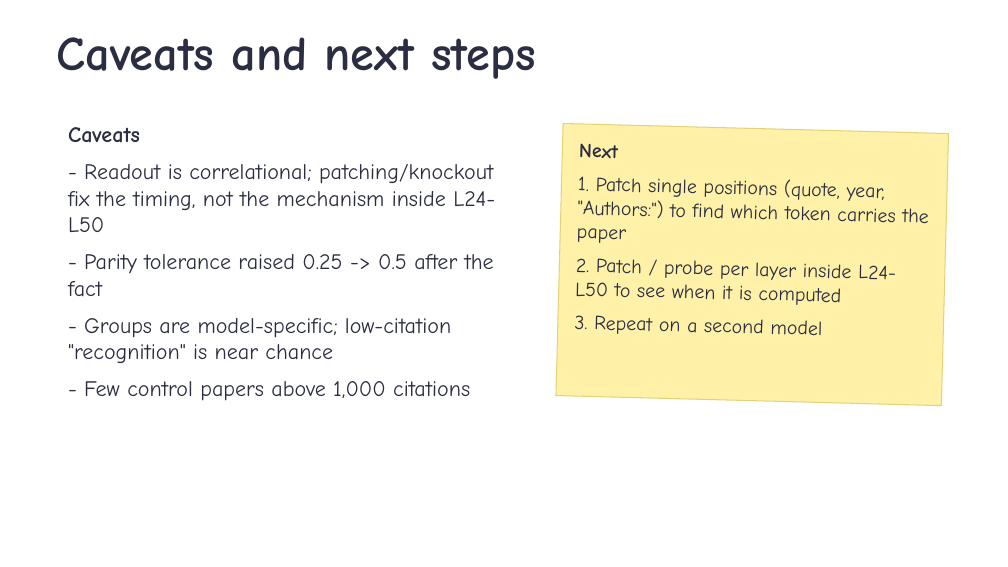
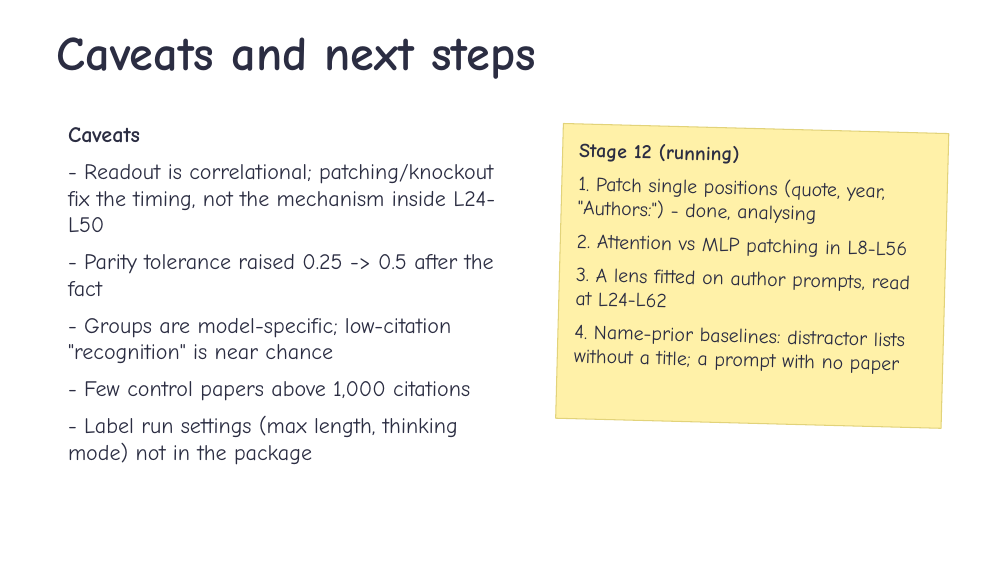
Before and after one commit to ZhiQ1/jlens-authorship-recall, a slide deck: slide 14 of experiment_files/351_stage10/reports/talk/Stage10_author_readout_talk.pptx (slide 23 before the commit). Drawn at 1008x567 pixels with LibreOffice and Linux fonts; fonts in the diff are those of the drawing; background and template pictures are left out. Boxes give left, top, right and bottom in pixels: in the first picture for what was removed or moved away, otherwise in the second. Text is boxed around its words. In the diff, an @@ line names an element or a change of style, - is before the commit and + after.

Commit message:
Report and talk: data provenance, label and lens-fitting details, Stage 11 design details, read-early/spoken-late wording; Stage 12 fit takeover

```diff
--- a/experiment_files/351_stage10/reports/talk/Stage10_author_readout_talk.pptx
+++ b/experiment_files/351_stage10/reports/talk/Stage10_author_readout_talk.pptx
@@ rectangle "Stage 12 (running)": place and size @@
-rectangle "Stage 12 (running)" at [556,124,949,406]
+rectangle "Stage 12 (running)" at [556,124,949,428]
@@ text in rectangle at [574,143,910,374]: text changed @@
-Next
-1. Patch single positions (quote, year, "Authors:") to find which token carries the paper
-2. Patch / probe per layer inside L24-L50 to see when it is computed
-3. Repeat on a second model
+Stage 12 (running)
+1. Patch single positions (quote, year, "Authors:") - done, analysing
+2. Attention vs MLP patching in L8-L56
+3. A lens fitted on author prompts, read at L24-L62
+4. Name-prior baselines: distractor lists without a title; a prompt with no paper
@@ text at [68,416,458,465]: paragraph added @@
+- Label run settings (max length, thinking mode) not in the package
```
Also in this commit, not shown: 6 other slides changed, 2 slides added, 5 other files.
